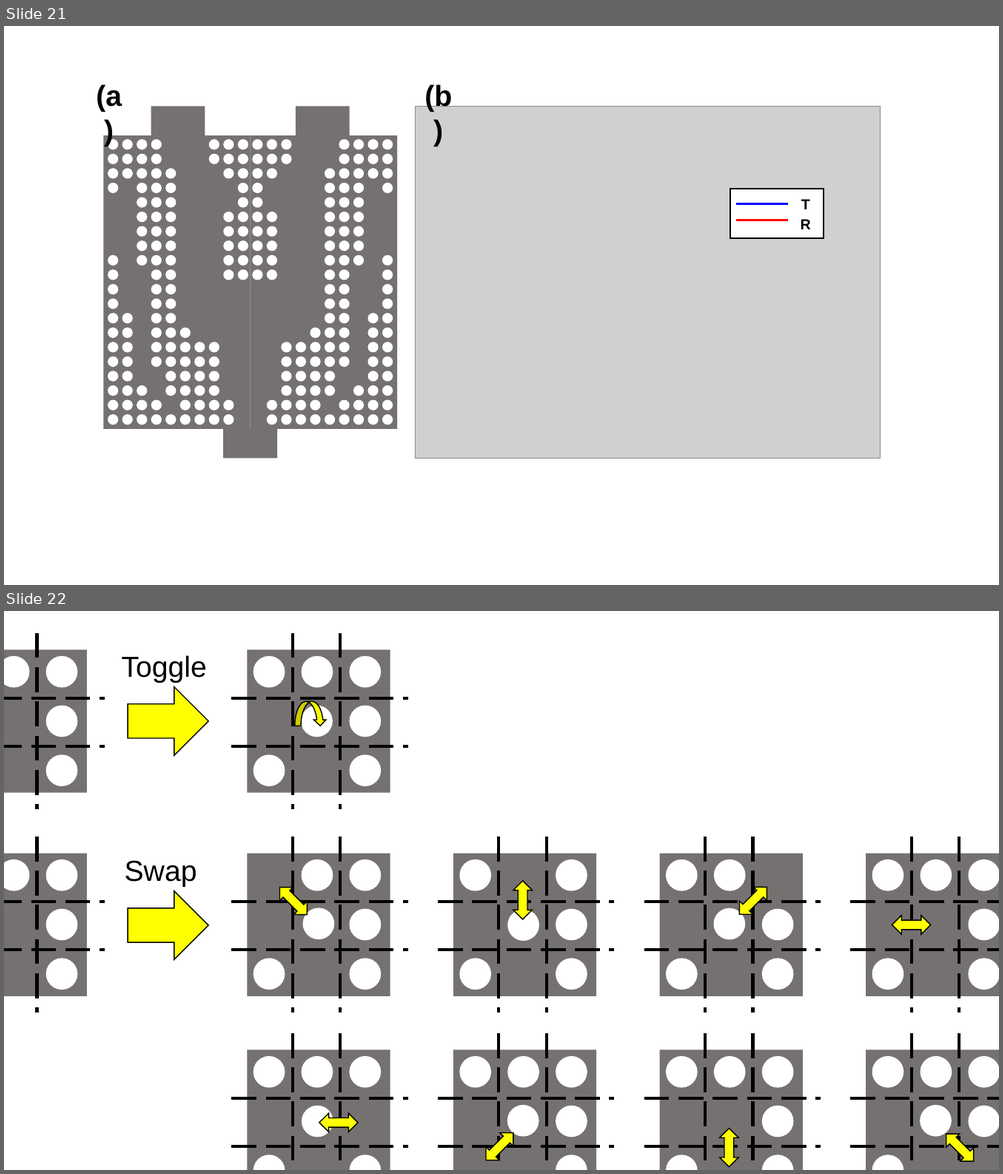
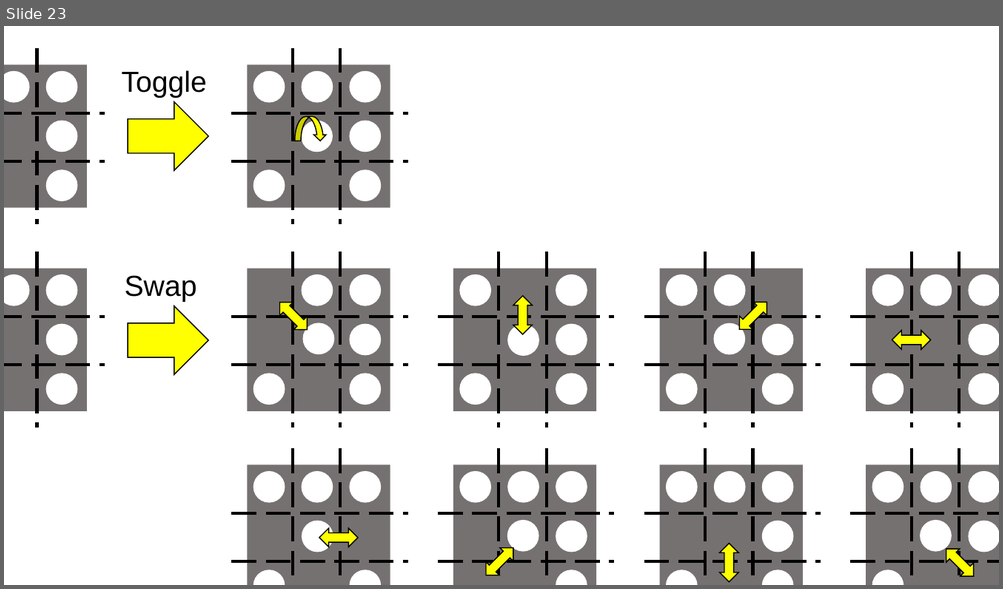
Before and after one commit to jglee96/NBTP_Lab, a slide deck: 개인/석사학위논문/그림.pptx. Shown one above the other, each under a label of ours: slides 21 and 22 before the commit, slide 23 after it. The pictures are 1003x1174 and 1003x589 pixels, drawn with LibreOffice and Linux fonts; fonts in the diff are those of the drawing; grey boxes stand for pictures. Boxes give left, top, right and bottom in pixels: in the first picture for what was removed or moved away, otherwise in the second. Text is boxed around its words. In the diff, an @@ line names an element or a change of style, - is before the commit and + after.

```diff
--- a/개인/석사학위논문/그림.pptx
+++ b/개인/석사학위논문/그림.pptx
@@ slide 21 removed at (x1=4, y1=26, x2=999, y2=585), background #FFFFFF @@
@@ text removed at (x1=96, y1=84, x2=122, y2=112) @@
-(a)
@@ text removed at (x1=424, y1=83, x2=452, y2=112) @@
-(b)
@@ group removed at (x1=415, y1=106, x2=880, y2=458): 2 lines, 2 texts, 1 picture, 1 rectangle @@
-T
-R
@@ group removed at (x1=103, y1=106, x2=397, y2=458): 230 ellipses, 5 rectangles @@
@@ what was slide 22 is now slide 23 @@
```
Also in this commit, not shown: 2 slides added, 34 other files.
